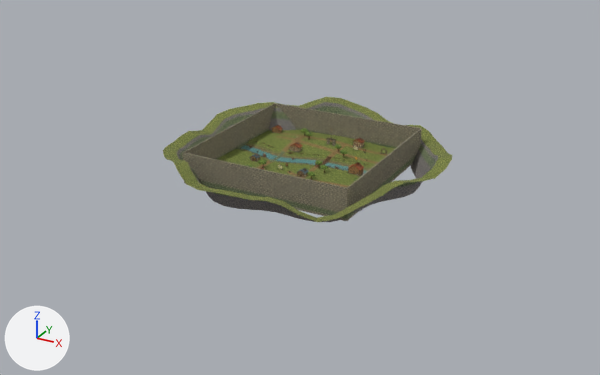
The FBX model Assets/Resources/Bellwake/Rooms/SillwaterEbb.fbx: old version first, new version second.
Rendered twice from a 50 mm camera at (256.0, -475.0, 221.0) aimed at (2.0, -13.0, -10.0). The lights are fixed; the arrows at lower left show +X, +Y and +Z. The picture after the commit comes second.

In view in the first picture: 'C_Solids', 'Horizon', 'Rim', 'Set', 'Terrain' and 1 more.
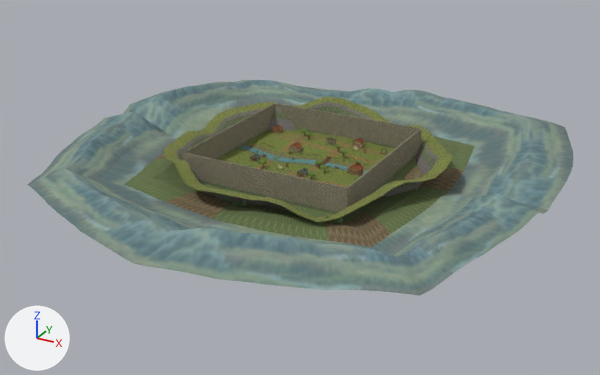
Pixel boxes [x1, y1, x2, y2] of what changed, in the pictures (600 x 375 px):
'Surroundings', added: after [27, 80, 574, 296]

The change, as a diff of the scene's bpy script:
```diff
--- a/Assets/Resources/Bellwake/Rooms/SillwaterEbb.fbx.py
+++ b/Assets/Resources/Bellwake/Rooms/SillwaterEbb.fbx.py
@@ img_countrybeyond_png @@
+img_countrybeyond_png = load_image('CountryBeyond.png', '../Textures/CountryBeyond.png', 512, 256, 'sRGB')
@@ mat_countrybeyond @@
+mat_countrybeyond = principled_material('CountryBeyond')
+mat_countrybeyond.texture = img_countrybeyond_png
+mat_countrybeyond.roughness = 0.95
@@ me_valley_floor__shoulders_and_far_crest_002 @@
+me_valley_floor__shoulders_and_far_crest_002.from_pydata(...)  # 1267 vertices, 1170 faces; spans x -177.0..168.0, y -178.0..165.0, z -1.0..23.0
+me_valley_floor__shoulders_and_far_crest_002.materials.append(mat_countrybeyond)  # picture img_countrybeyond_png
@@ ob_surroundings @@
+ob_surroundings = bpy.data.objects.new('Surroundings', me_valley_floor__shoulders_and_far_crest_002)
+ob_surroundings.location = (0.0, 0.0, 0.0)
```
